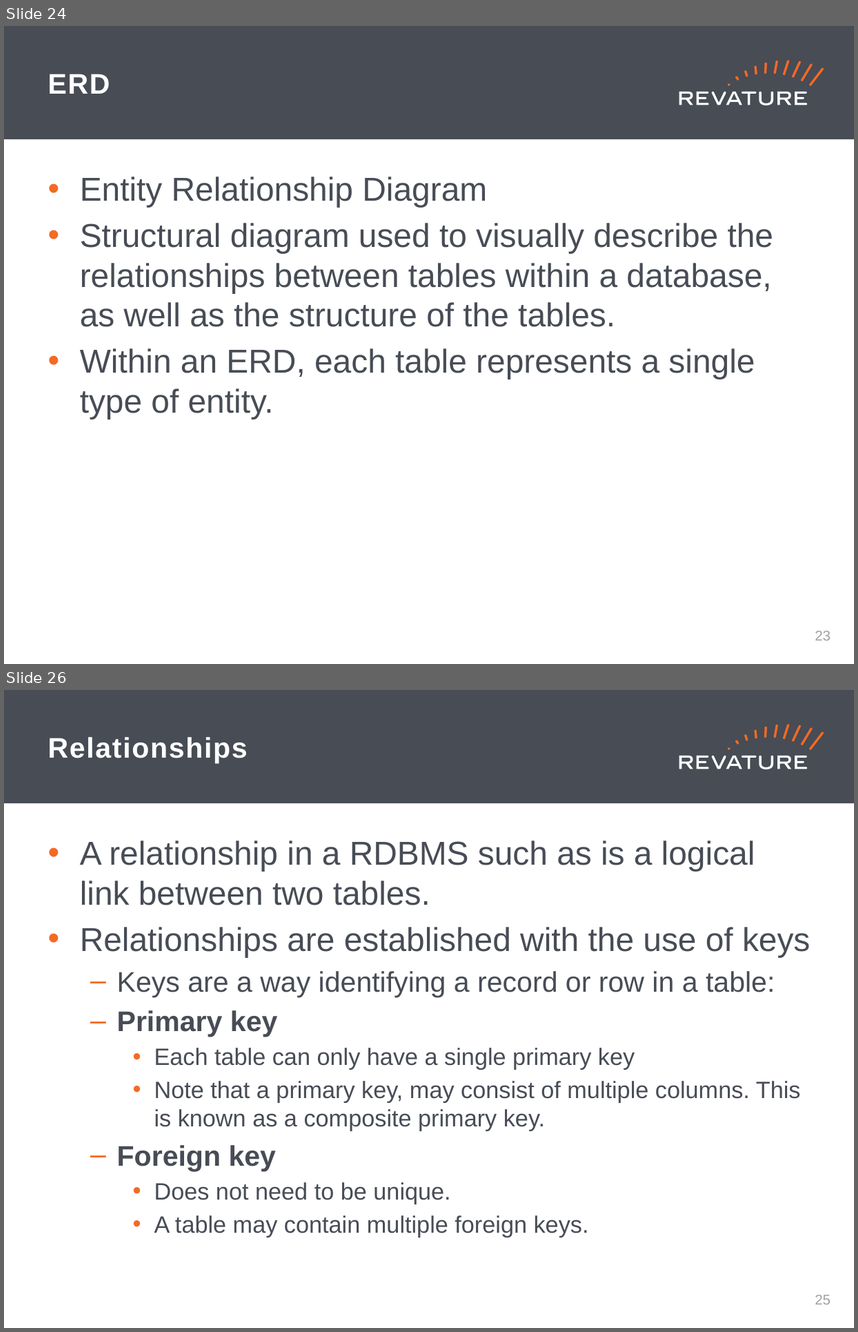
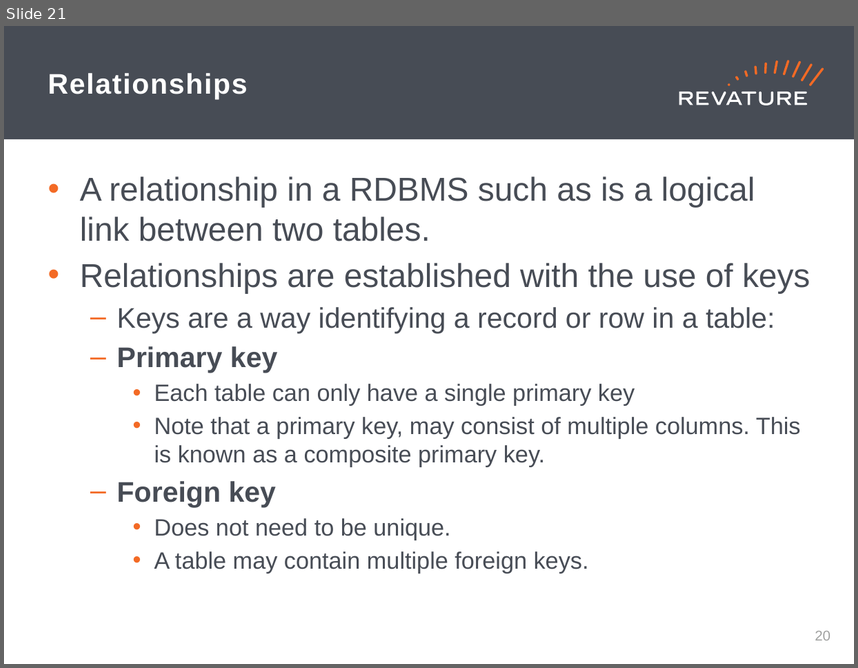
Before and after one commit to jhigherevature/8302021_RAP, a slide deck: powerpoints/Day_21.pptx. Shown one above the other, each under a label of ours: slides 24 and 26 before the commit, slide 21 after it; the slides between them are not shown. The pictures are 858x1332 and 858x668 pixels, drawn with LibreOffice and Linux fonts; fonts in the diff are those of the drawing. Boxes give left, top, right and bottom in pixels: in the first picture for what was removed or moved away, otherwise in the second. Text is boxed around its words. In the diff, an @@ line names an element or a change of style, - is before the commit and + after.

```diff
--- a/powerpoints/Day_21.pptx
+++ b/powerpoints/Day_21.pptx
@@ slide 24 removed at (4, 26, 854, 664), background #FFFFFF; not listed: 19 template elements that a slide beside it also shows @@
@@ title removed at (48, 74, 110, 94) @@
-ERD
@@ text removed at (80, 176, 774, 419) @@
-• Entity Relationship Diagram
-• Structural diagram used to visually describe the relationships between tables within a database, as well as the structure of the tables.
-• Within an ERD, each table represents a single type of entity.
@@ page number removed at (815, 630, 831, 640) @@
-23
@@ what was slide 26 is now slide 21 @@
@@ page number at (815, 630, 831, 640): text changed @@
-25
+20
```
Also in this commit, not shown: 4 other slides removed, 3 other files.
